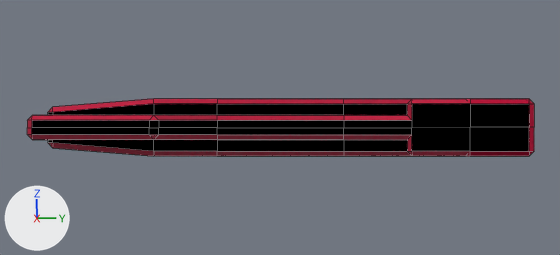
Renders of the Blender file Blends - Ships/Cruiser/Replicant/Cruiser-Replicant.blend from each side of a commit.
Both versions are drawn from the file's camera 'Side.001'. Every picture has the same lights, and +X, +Y and +Z are marked at lower left. Mesh edges are drawn as thin lines.

The first picture shows 'Cruiser Body'.
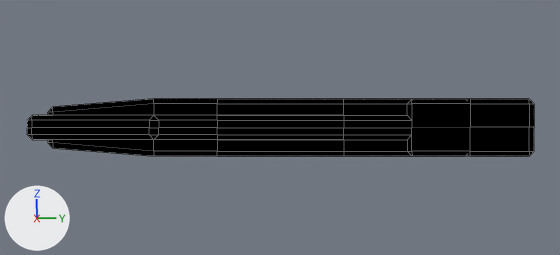
The edits, one by one:
me_cube has 69 vertices, 57 faces and spans x 0.0..3.08, y -6.14..6.17, z 0.0..0.7.
me_cube is used by ob_cruiser_body; parent ob_cruiser; location (0.0, 0.0, 0.0).
me_cube part 1: all 26 faces that had it switch from mat_blue_engine (pink #e40045) to mat_volume_abs.

What differs and where, as boxes [x1, y1, x2, y2] in the pictures (560 x 255 px):
part 1 of me_cube, recoloured: [27, 99, 534, 156] in both
